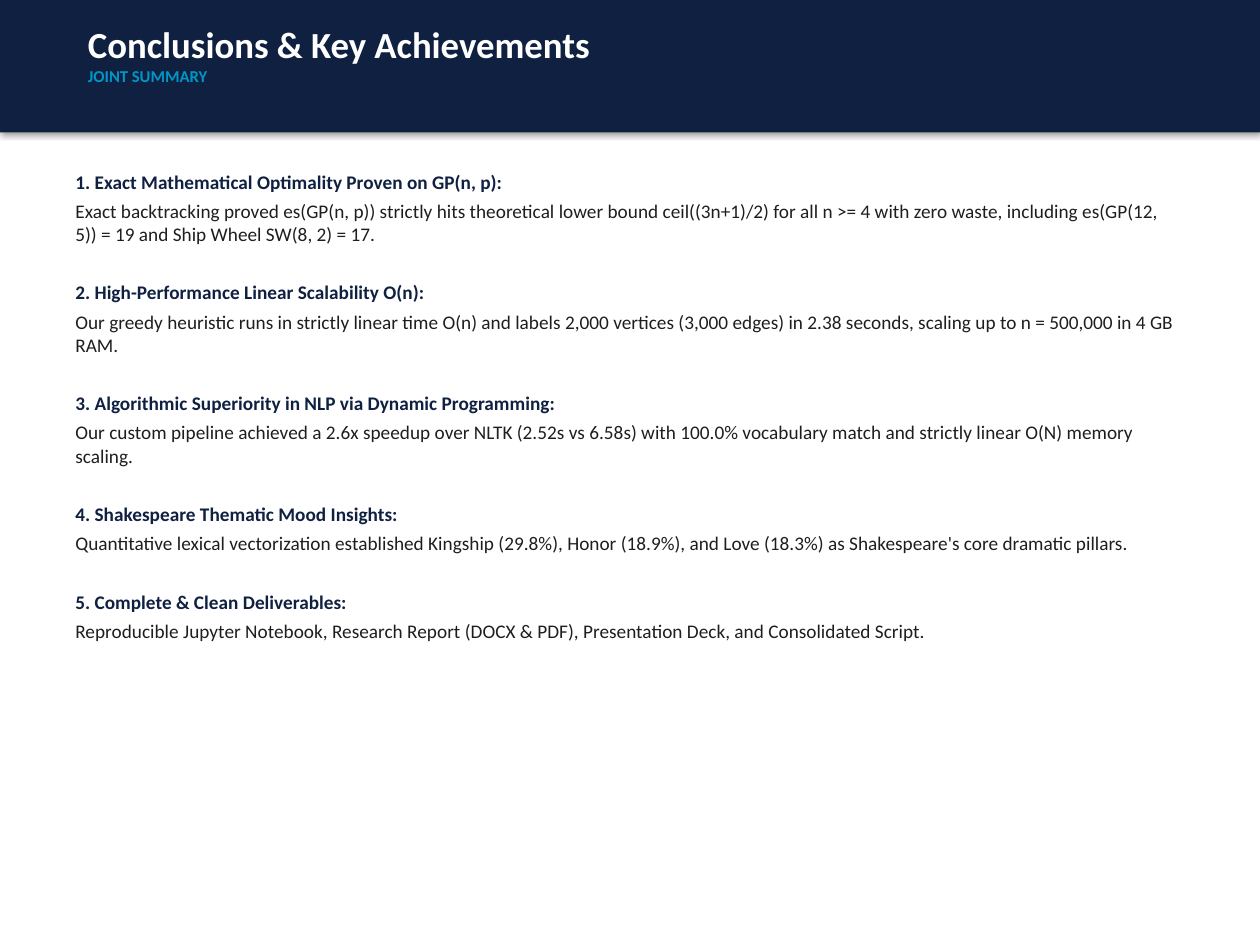
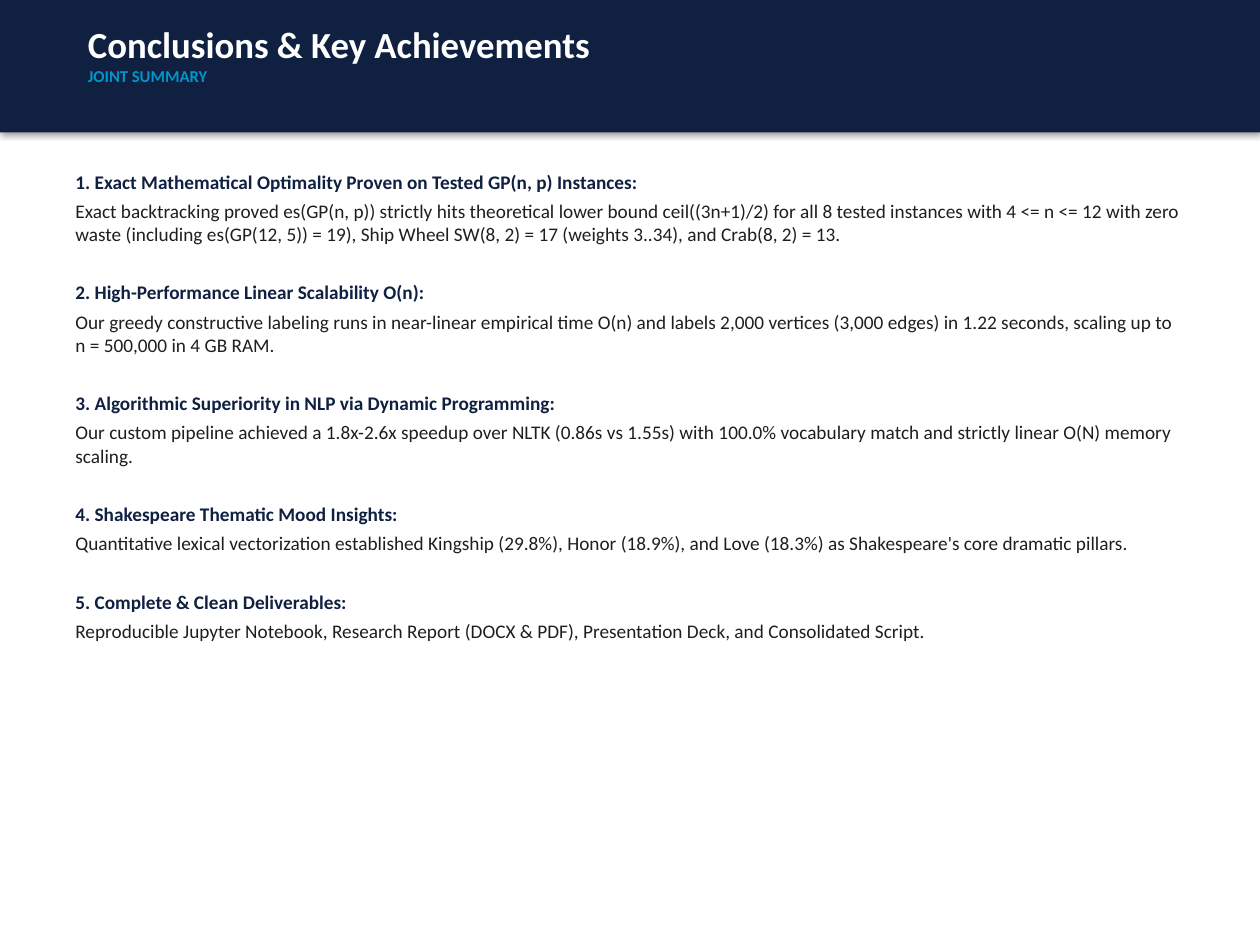
Before and after one commit to tinana2k/CS-5592---Dsng-and-Anal-Algorithms, a slide deck: slide 15 of Assignment 2/presentation/Assignment2_Presentation_Tina_and_Haoran.pptx. Drawn at 1260x945 pixels with LibreOffice and Linux fonts; fonts in the diff are those of the drawing. Boxes give left, top, right and bottom in pixels: in the first picture for what was removed or moved away, otherwise in the second. Text is boxed around its words. In the diff, an @@ line names an element or a change of style, - is before the commit and + after.

```diff
--- a/Assignment 2/presentation/Assignment2_Presentation_Tina_and_Haoran.pptx
+++ b/Assignment 2/presentation/Assignment2_Presentation_Tina_and_Haoran.pptx
@@ text at bbox=[75, 175, 1178, 245]: text changed @@
-1. Exact Mathematical Optimality Proven on GP(n, p):
-Exact backtracking proved es(GP(n, p)) strictly hits theoretical lower bound ceil((3n+1)/2) for all n >= 4 with zero waste, including es(GP(12, 5)) = 19 and Ship Wheel SW(8, 2) = 17.
+1. Exact Mathematical Optimality Proven on Tested GP(n, p) Instances:
+Exact backtracking proved es(GP(n, p)) strictly hits theoretical lower bound ceil((3n+1)/2) for all 8 tested instances with 4 <= n <= 12 with zero waste (including es(GP(12, 5)) = 19), Ship Wheel SW(8, 2) = 17 (weights 3..34), and Crab(8, 2) = 13.
@@ text at bbox=[75, 315, 1171, 354]: text changed @@
-Our greedy heuristic runs in strictly linear time O(n) and labels 2,000 vertices (3,000 edges) in 2.38 seconds, scaling up to n = 500,000 in 4 GB RAM.
+Our greedy constructive labeling runs in near-linear empirical time O(n) and labels 2,000 vertices (3,000 edges) in 1.22 seconds, scaling up to n = 500,000 in 4 GB RAM.
@@ text at bbox=[75, 425, 1171, 467]: text changed @@
-Our custom pipeline achieved a 2.6x speedup over NLTK (2.52s vs 6.58s) with 100.0% vocabulary match and strictly linear O(N) memory scaling.
+Our custom pipeline achieved a 1.8x-2.6x speedup over NLTK (0.86s vs 1.55s) with 100.0% vocabulary match and strictly linear O(N) memory scaling.
```
Also in this commit, not shown: 12 other slides changed, 21 other files.
